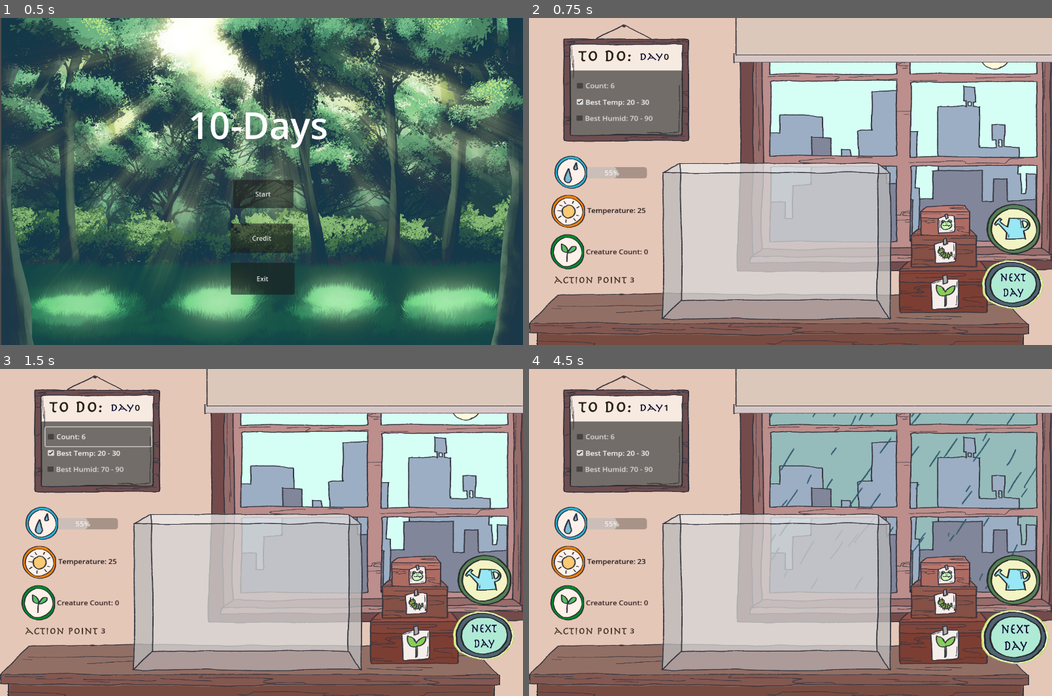
Above: before the commit, frames 1-4 (two rows, left to right).
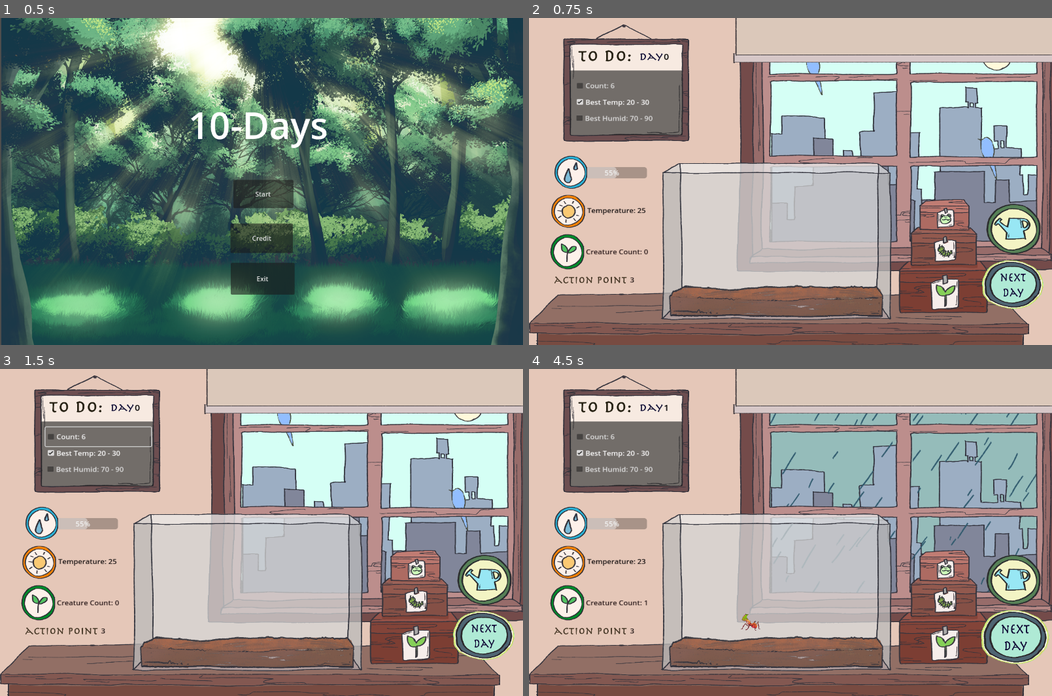
Above: after the commit, the same moments.

Repository: Dh-ux/GRL-Project
Game: Godot game, scene res://StartMenu.tscn
Two runs of this game, one before a commit and one after it. Both use one fixed random seed, a clock stepped at 60 frames per second and the inputs below.
Inputs (mouse positions are in pixels of both pictures, inside the frame that each line leads up to):
- Up to frame 1 (0.5 s): no input
- Up to frame 2 (0.75 s): click "Start" at 0.5 s
- Up to frame 3 (1.5 s): click "Count: 6" at 1.25 s
- Up to frame 4 (4.5 s): click "Best Temp: 20 - 30" at 2 s; click "Best Humid: 70 - 90" at 2.75 s; click (942, 601) at 3.5 s; click "Next" at 4.25 s

Frame 1 is identical in both runs. In frame 2, 6.9% of the frame differs, in the area x 26-97%, y 13-92%; in frame 3, 6.9%; in frame 4, 7.7%, in the area x 22-97%, y 13-92%.
Error after the commit: Invalid call. Nonexistent function 'queue_free' in base 'Nil'. (res://resource/Script/bugs.gd:70)

Commit message:
creature

Diff:
--- a/Ecosystem.tscn
+++ b/Ecosystem.tscn
@@ -1,12 +1,13 @@
-[gd_scene load_steps=22 format=3 uid="uid://c54ljjqgpci6"]
+[gd_scene load_steps=23 format=3 uid="uid://c54ljjqgpci6"]
 
 [ext_resource type="Script" path="res://resource/Script/Ecosystem.gd" id="1_fni7g"]
-[ext_resource type="Texture2D" uid="uid://ctg01iym2i7sv" path="res://resource/Art/Background/sunny.png" id="2_v8ulh"]
+[ext_resource type="Texture2D" uid="uid://cmgs2wfxqwn6j" path="res://resource/Art/Background/sunny with birds.PNG" id="2_b6p65"]
 [ext_resource type="Texture2D" uid="uid://c3cn510gsivjr" path="res://resource/Art/Background/background.png" id="3_r3g6u"]
 [ext_resource type="Texture2D" uid="uid://cxs8cj7h2428w" path="res://resource/Art/Background/tank.png" id="4_jedip"]
 [ext_resource type="Script" path="res://MistingSystemButton.gd" id="5_arwd1"]
 [ext_resource type="Texture2D" uid="uid://bbs377ceqvg4w" path="res://resource/Art/UI/misting.png" id="5_dec5c"]
 [ext_resource type="Texture2D" uid="uid://b2br6q1v6ysn6" path="res://resource/sprites/Background/diary.jpg" id="5_gkvho"]
+[ext_resource type="Texture2D" uid="uid://rt7836qhpmy6" path="res://resource/Art/creature/soil.PNG" id="5_pqucr"]
 [ext_resource type="Texture2D" uid="uid://dqo0jlu77g7mj" path="res://resource/Art/UI/plantbox.png" id="5_w3dfj"]
 [ext_resource type="Texture2D" uid="uid://db4f3ecl6equk" path="res://resource/Art/UI/curtain.png" id="6_7vwkj"]
 [ext_resource type="Script" path="res://resource/HighLight.gd" id="7_65fyg"]
@@ -38,9 +39,9 @@
 script = ExtResource("1_fni7g")
 
 [node name="Weather" type="Sprite2D" parent="."]
-position = Vector2(572.546, 397.681)
+position = Vector2(819.334, 307.659)
 scale = Vector2(0.382894, 0.472358)
-texture = ExtResource("2_v8ulh")
+texture = ExtResource("2_b6p65")
 
 [node name="Table" type="Sprite2D" parent="."]
 position = Vector2(574.341, 396.445)
@@ -51,6 +52,49 @@
 position = Vector2(566.713, 402.133)
 scale = Vector2(0.377809, 0.46474)
 texture = ExtResource("4_jedip")
+
+[node name="soil" type="Sprite2D" parent="."]
+position = Vector2(544.727, 687.533)
+scale = Vector2(0.361277, 0.519786)
+texture = ExtResource("5_pqucr")
+
+[node name="Panel" type="Panel" parent="."]
+offset_left = 90.0
+offset_top = 127.0
+offset_right = 337.0
+offset_bottom = 284.0
+
+[node name="CheckBox" type="CheckBox" parent="Panel"]
+layout_mode = 0
+offset_left = 9.87149
+offset_top = 13.8496
+offset_right = 241.871
+offset_bottom = 59.8496
+button_mask = 0
+text = "Count: 6"
+
+[node name="CheckBox2" type="CheckBox" parent="Panel"]
+layout_mode = 0
+offset_left = 9.87149
+offset_top = 61.3339
+offset_right = 233.871
+offset_bottom = 92.3339
+button_mask = 0
+text = "Best Temp: 20 - 30"
+
+[node name="CheckBox3" type="CheckBox" parent="Panel"]
+layout_mode = 0
+offset_left = 8.97409
+offset_top = 99.9149
+offset_right = 241.974
+offset_bottom = 123.915
+button_mask = 0
+text = "Best Humid: 70 - 90"
+
+[node name="Sprite2D" type="Sprite2D" parent="Panel"]
+position = Vector2(78.0745, -35.6133)
+scale = Vector2(0.349623, 0.386648)
+texture = ExtResource("15_xkqt4")
 
 [node name="MistingSystemButton" type="Button" parent="."]
 self_modulate = Color(1, 1, 1, 0)
@@ -126,18 +170,18 @@
 texture = ExtResource("5_w3dfj")
 
 [node name="Sprite2D2" type="Sprite2D" parent="BugButton"]
-position = Vector2(29.7185, 12.8477)
+position = Vector2(29.6812, 10.6758)
 scale = Vector2(0.180944, 0.22289)
 texture = ExtResource("7_s1ot5")
 
 [node name="FrogButton" type="Button" parent="."]
-offset_left = 869.589
-offset_top = 470.886
-offset_right = 947.589
-offset_bottom = 524.886
+offset_left = 871.383
+offset_top = 458.026
+offset_right = 949.383
+offset_bottom = 512.026
 
 [node name="Sprite2D" type="Sprite2D" parent="FrogButton"]
-position = Vector2(44.8704, 19.7852)
+position = Vector2(42.1782, 18.7959)
 scale = Vector2(0.372374, 0.43417)
 texture = ExtResource("8_0d2kn")
 
@@ -237,10 +281,10 @@
 
 [node name="PlantPanel" type="Panel" parent="."]
 visible = false
-offset_left = 812.154
-offset_top = 498.585
-offset_right = 961.154
-offset_bottom = 641.585
+offset_left = 812.0
+offset_top = 499.0
+offset_right = 1002.0
+offset_bottom = 642.0
 
 [node name="flower" type="Button" parent="PlantPanel"]
 layout_mode = 0
@@ -248,15 +292,15 @@
 offset_top = 11.0
 offset_right = 71.0
 offset_bottom = 69.0
-text = "flower"
+text = "Ferns"
 
 [node name="bush" type="Button" parent="PlantPanel"]
 layout_mode = 0
-offset_left = 81.0
-offset_top = 12.0
-offset_right = 136.0
-offset_bottom = 70.0
-text = "bush"
+offset_left = 81.8186
+offset_top = 10.4672
+offset_right = 184.819
+offset_bottom = 68.4672
+text = "Melasromes"
 
 [node name="plant1" type="Button" parent="PlantPanel"]
 layout_mode = 0
@@ -264,7 +308,7 @@
 offset_top = 79.1405
 offset_right = 75.0507
 offset_bottom = 131.141
-text = "plant1"
+text = "Lobster claws"
 
 [node name="GuidePanel" type="Panel" parent="."]
 visible = false
@@ -287,44 +331,6 @@
 offset_right = 586.933
 offset_bottom = 517.843
 text = "Continue"
-
-[node name="Panel" type="Panel" parent="."]
-offset_left = 90.0
-offset_top = 127.0
-offset_right = 337.0
-offset_bottom = 284.0
-
-[node name="CheckBox" type="CheckBox" parent="Panel"]
-layout_mode = 0
-offset_left = 9.87149
-offset_top = 13.8496
-offset_right = 241.871
-offset_bottom = 59.8496
-button_mask = 0
-text = "Count: 6"
-
-[node name="CheckBox2" type="CheckBox" parent="Panel"]
-layout_mode = 0
-offset_left = 9.87149
-offset_top = 61.3339
-offset_right = 233.871
-offset_bottom = 92.3339
-button_mask = 0
-text = "Best Temp: 20 - 30"
-
-[node name="CheckBox3" type="CheckBox" parent="Panel"]
-layout_mode = 0
-offset_left = 8.97409
-offset_top = 99.9149
-offset_right = 241.974
-offset_bottom = 123.915
-button_mask = 0
-text = "Best Humid: 70 - 90"
-
-[node name="Sprite2D" type="Sprite2D" parent="Panel"]
-position = Vector2(78.0745, -35.6133)
-scale = Vector2(0.349623, 0.386648)
-texture = ExtResource("15_xkqt4")
 
 [node name="Sprite2D" type="Sprite2D" parent="."]
 visible = false
@@ -364,6 +370,9 @@
 offset_bottom = 242.0
 theme_override_styles/panel = SubResource("StyleBoxFlat_rel1o")
 
+[connection signal="ready" from="Panel/CheckBox" to="." method="_on_check_box_ready"]
+[connection signal="ready" from="Panel/CheckBox2" to="." method="_on_check_box_2_ready"]
+[connection signal="ready" from="Panel/CheckBox3" to="." method="_on_check_box_3_ready"]
 [connection signal="mouse_entered" from="MistingSystemButton" to="MistingSystemButton" method="_on_mouse_entered"]
 [connection signal="mouse_exited" from="MistingSystemButton" to="MistingSystemButton" method="_on_mouse_exited"]
 [connection signal="pressed" from="MistingSystemButton" to="." method="_on_misting_system_button_pressed"]
@@ -378,6 +387,7 @@
 [connection signal="pressed" from="PlantButton" to="PlantButton" method="_on_pressed"]
 [connection signal="mouse_entered" from="BugButton" to="BugButton" method="_on_mouse_entered"]
 [connection signal="mouse_exited" from="BugButton" to="BugButton" method="_on_mouse_exited"]
+[connection signal="pressed" from="BugButton" to="." method="_on_bug_button_pressed"]
 [connection signal="pressed" from="BugButton" to="BugButton" method="_on_pressed"]
 [connection signal="ready" from="TemperatureLabel" to="." method="_on_temperature_label_ready"]
 [connection signal="ready" from="DaysLabel" to="." method="_on_days_label_ready"]
@@ -393,8 +403,5 @@
 [connection signal="pressed" from="PlantPanel/bush" to="." method="_on_bush_pressed"]
 [connection signal="pressed" from="PlantPanel/plant1" to="." method="_on_plant_1_pressed"]
 [connection signal="pressed" from="GuidePanel/Continue" to="." method="_on_continue_pressed"]
-[connection signal="ready" from="Panel/CheckBox" to="." method="_on_check_box_ready"]
-[connection signal="ready" from="Panel/CheckBox2" to="." method="_on_check_box_2_ready"]
-[connection signal="ready" from="Panel/CheckBox3" to="." method="_on_check_box_3_ready"]
 [connection signal="ready" from="Sprite2D/Day" to="." method="_on_day_ready"]
 [connection signal="pressed" from="Sprite2D/Button" to="." method="_on_button_pressed"]
--- a/bugs.tscn
+++ b/bugs.tscn
@@ -1,10 +1,10 @@
 [gd_scene load_steps=3 format=3 uid="uid://doicsic8vqie2"]
 
-[ext_resource type="Texture2D" uid="uid://u6pubsiqlkkk" path="res://resource/sprites/Plants/butterfly.png" id="1_u6kfw"]
+[ext_resource type="Texture2D" uid="uid://ldiyv05plv13" path="res://resource/Art/creature/leafcutter ants 0.PNG" id="1_px26m"]
 [ext_resource type="Script" path="res://resource/Script/bugs.gd" id="2_wxnl7"]
 
 [node name="bugs" type="Sprite2D"]
-position = Vector2(519.5, 445.97)
-scale = Vector2(0.225, 0.199833)
-texture = ExtResource("1_u6kfw")
+position = Vector2(623, 738)
+scale = Vector2(0.547407, 0.472101)
+texture = ExtResource("1_px26m")
 script = ExtResource("2_wxnl7")
--- a/bush.tscn
+++ b/bush.tscn
@@ -1,12 +1,13 @@
 [gd_scene load_steps=3 format=3 uid="uid://pstqir8gfrpe"]
 
 [ext_resource type="Script" path="res://resource/Script/bush.gd" id="1_08s1n"]
-[ext_resource type="Texture2D" uid="uid://g0pgngavf6sd" path="res://resource/sprites/Plants/bush.png" id="1_ac3mp"]
+[ext_resource type="Texture2D" uid="uid://b5fw8a8llohbb" path="res://resource/Art/creature/melasromes 3.PNG" id="2_hlei0"]
 
 [node name="bush" type="Sprite2D"]
 position = Vector2(499, 692)
 script = ExtResource("1_08s1n")
 
 [node name="Sprite2D" type="Sprite2D" parent="."]
-scale = Vector2(0.05, 0.059)
-texture = ExtResource("1_ac3mp")
+position = Vector2(-42, 110)
+scale = Vector2(0.352711, 0.398327)
+texture = ExtResource("2_hlei0")
--- a/flower.tscn
+++ b/flower.tscn
@@ -1,10 +1,10 @@
 [gd_scene load_steps=3 format=3 uid="uid://4r1nvmqcxvga"]
 
-[ext_resource type="Texture2D" uid="uid://bt5kbty33wbof" path="res://resource/sprites/Plants/flower1.png" id="1_m61n5"]
+[ext_resource type="Texture2D" uid="uid://dnl0wm2k22vjk" path="res://resource/Art/creature/common Ferns 2.PNG" id="1_64lge"]
 [ext_resource type="Script" path="res://resource/Script/flower.gd" id="2_wd6d5"]
 
 [node name="flower" type="Sprite2D"]
-position = Vector2(440, 684)
-scale = Vector2(1, 0.983)
-texture = ExtResource("1_m61n5")
+position = Vector2(428, 656.221)
+scale = Vector2(0.274725, 0.298436)
+texture = ExtResource("1_64lge")
 script = ExtResource("2_wd6d5")
--- a/plant1.tscn
+++ b/plant1.tscn
@@ -1,11 +1,12 @@
 [gd_scene load_steps=3 format=3 uid="uid://mu6l3fq5tspu"]
 
 [ext_resource type="Script" path="res://resource/Script/plant1.gd" id="1_adcww"]
-[ext_resource type="Texture2D" uid="uid://c76us0kueyvco" path="res://resource/sprites/Plants/IMG_6810_tr-removebg-preview.png" id="2_7kfb3"]
+[ext_resource type="Texture2D" uid="uid://dxj0ve51qc5hs" path="res://resource/Art/creature/lobster claws1.PNG" id="2_gaai2"]
 
 [node name="plant1" type="Node2D"]
 script = ExtResource("1_adcww")
 
 [node name="Sprite2D" type="Sprite2D" parent="."]
-scale = Vector2(0.138138, 0.196332)
-texture = ExtResource("2_7kfb3")
+position = Vector2(-10, 153)
+scale = Vector2(0.454545, 0.387271)
+texture = ExtResource("2_gaai2")
--- a/resource/Script/Ecosystem.gd
+++ b/resource/Script/Ecosystem.gd
@@ -67,7 +67,7 @@
 	if weather == Weather.SUNNY:
 		temperature += 2
 		humidity -= 8
-		$Weather.texture = load("res://resource/Art/Background/sunny.png")
+		$Weather.texture = load("res://resource/Art/Background/sunny with birds.PNG")
 	elif weather == Weather.CLOUDY:
 		humidity -= 4
 		$Weather.texture = load("res://resource/Art/Background/cloudy.png")
@@ -180,7 +180,7 @@
 		print("Successfully instantiated bug_instance")
 		var plant_positions = []
 		var random_x= randf_range(480, 750)
-		var random_y= randf_range(450, 460)
+		var random_y= randf_range(600, 630)
 		var new_scale = randf_range(0.5,0.8)
 		random_x = clamp(random_x,450,900)
 #		while true:
@@ -322,3 +322,7 @@
 
 func _on_button_pressed():
 	$Sprite2D.visible = false;
+
+
+func _on_bug_button_pressed():
+	addBug()
Binary file changed: resource/Art/Background/cloudy.png
Binary file changed: resource/Art/Background/rainy.png
Binary file added: resource/Art/Background/sunny with birds.PNG
Not shown, added: resource/Art/Background/sunny with birds.PNG.import
Binary file changed: resource/Art/creature/bird.PNG
Binary file changed: resource/Art/creature/common Ferns 2.PNG
Binary file changed: resource/Art/creature/leafcutter ants 0.PNG
Binary file changed: resource/Art/creature/lobster claws1.PNG
Binary file changed: resource/Art/creature/melasromes 3.PNG
Binary file changed: resource/Art/creature/soil.PNG
